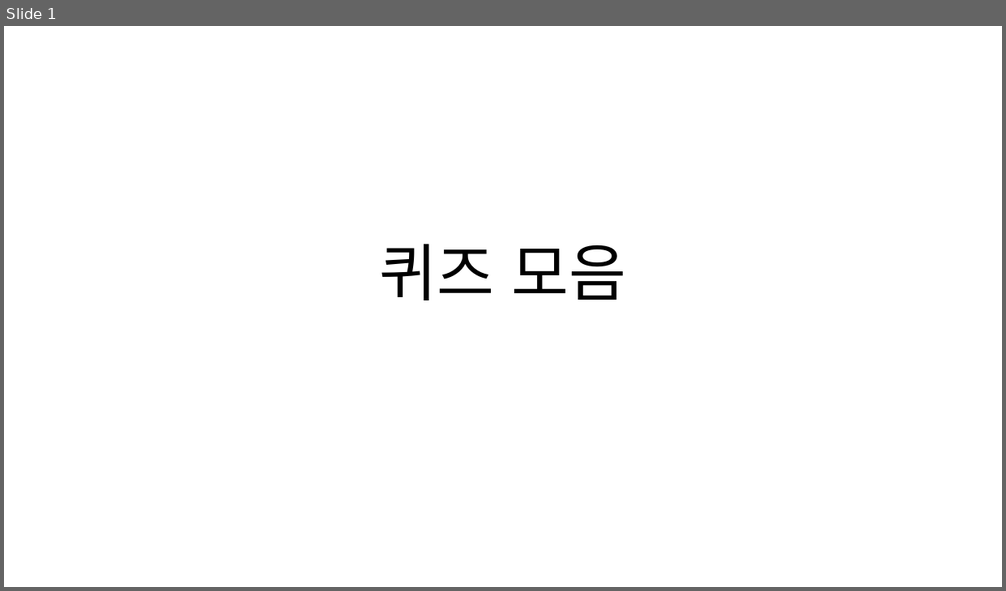
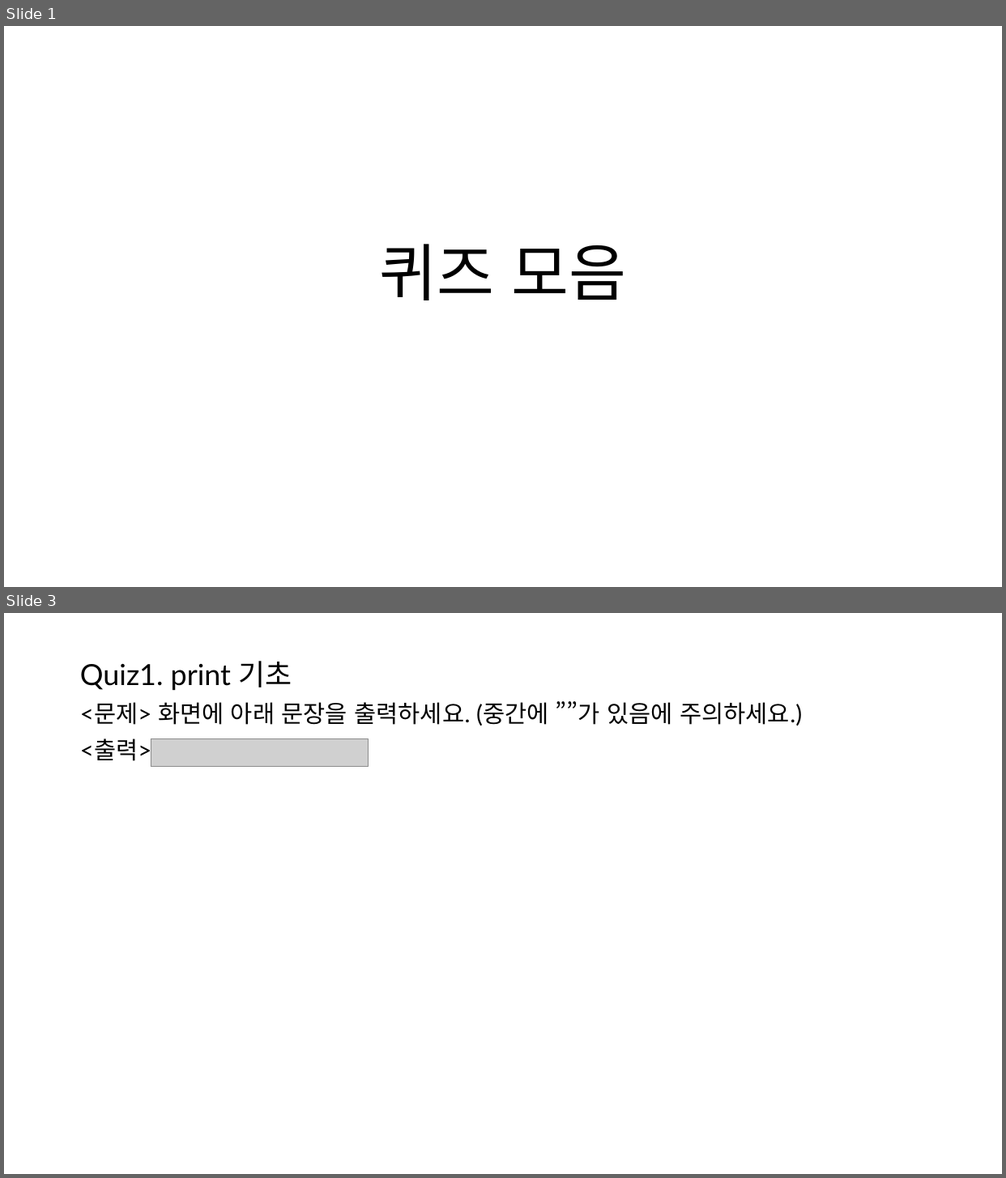
Before and after one commit to HongB1/2022-KHU-Bioinformatics-lab, a slide deck: image_slide/Quiz.pptx. Shown one above the other, each under a label of ours: slide 1 before the commit, slides 1 and 3 after it; the slides between them are not shown. The pictures are 1006x591 and 1006x1178 pixels, drawn with LibreOffice and Linux fonts; fonts in the diff are those of the drawing; grey boxes stand for pictures. Boxes give left, top, right and bottom in pixels: in the first picture for what was removed or moved away, otherwise in the second. Text is boxed around its words. In the diff, an @@ line names an element or a change of style, - is before the commit and + after.

```diff
--- a/image_slide/Quiz.pptx
+++ b/image_slide/Quiz.pptx
@@ slide 3 added at box(4, 613, 1002, 1174), background #FFFFFF @@
@@ text added at box(80, 661, 802, 763), 23 pt, text #000000 @@
+Quiz1. print 기초
+<문제> 화면에 아래 문장을 출력하세요. (중간에 ””가 있음에 주의하세요.)
+<출력>
@@ picture added at box(151, 739, 368, 767) @@
```
Also in this commit, not shown: 36 other slides added, 1 other file.
